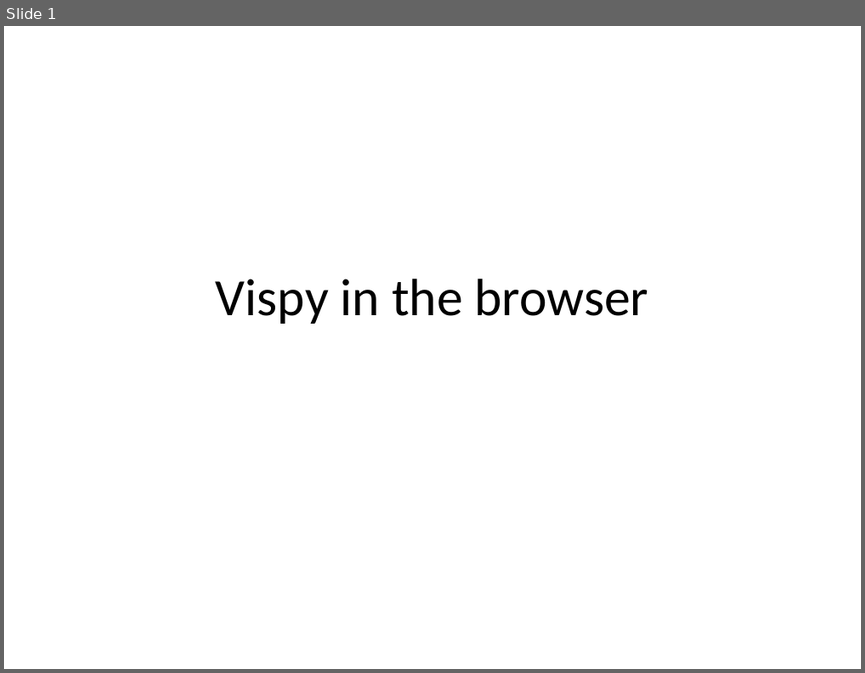
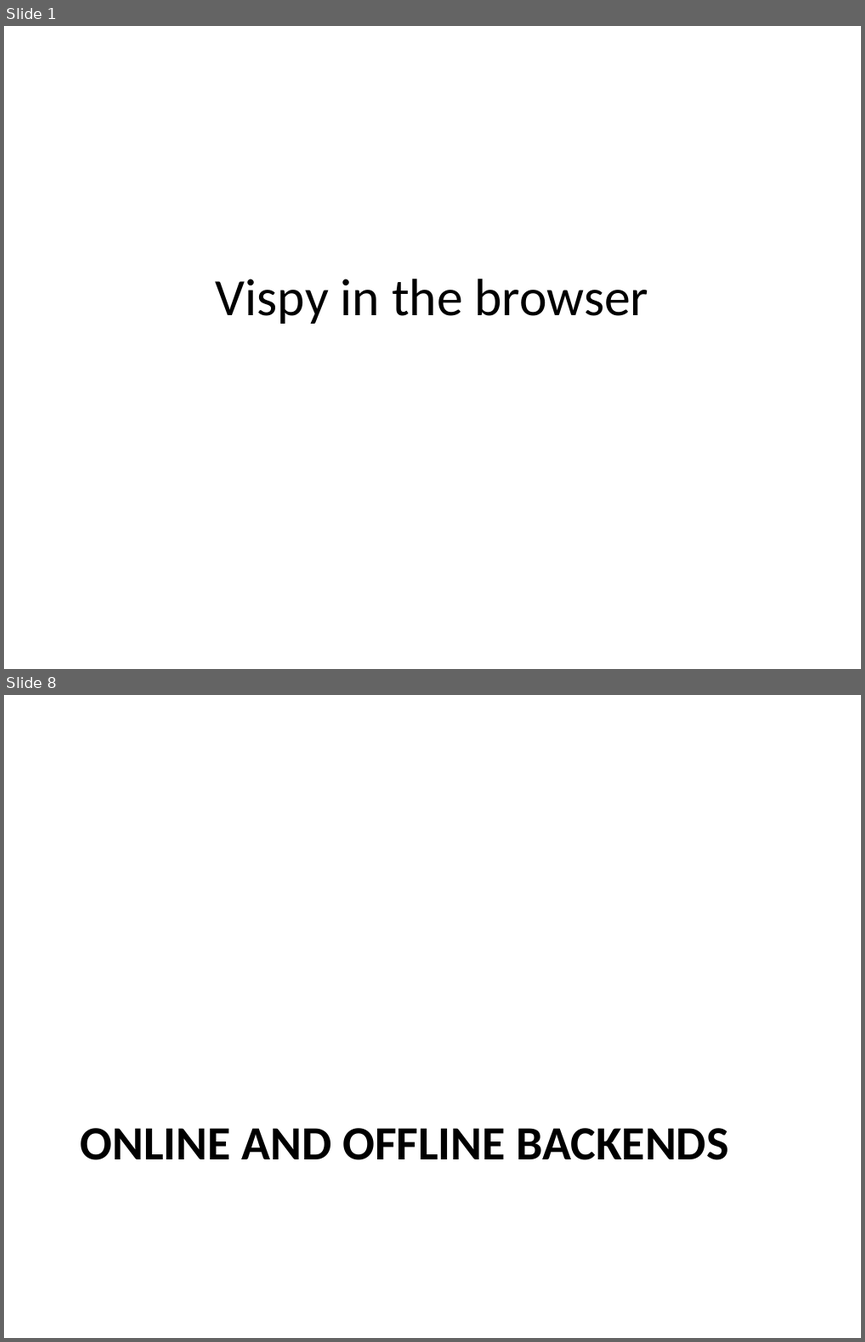
Before and after one commit to vispy/codecamp-esrf-2014, a slide deck: cr/4-webgl/webgl.ppt. Shown one above the other, each under a label of ours: slide 1 before the commit, slides 1 and 8 after it; the slides between them are not shown. The pictures are 865x673 and 865x1342 pixels, drawn with LibreOffice and Linux fonts; fonts in the diff are those of the drawing. Boxes give left, top, right and bottom in pixels: in the first picture for what was removed or moved away, otherwise in the second. Text is boxed around its words. In the diff, an @@ line names an element or a change of style, - is before the commit and + after.

```diff
--- a/cr/4-webgl/webgl.ppt
+++ b/cr/4-webgl/webgl.ppt
@@ slide 8 added at (4,695,861,1338), background #FFFFFF @@
@@ title added at (80,1128,729,1160), 40 pt, text #000000, bold @@
+ONLINE AND OFFLINE BACKENDS
```
Also in this commit, not shown: 30 other slides added.
